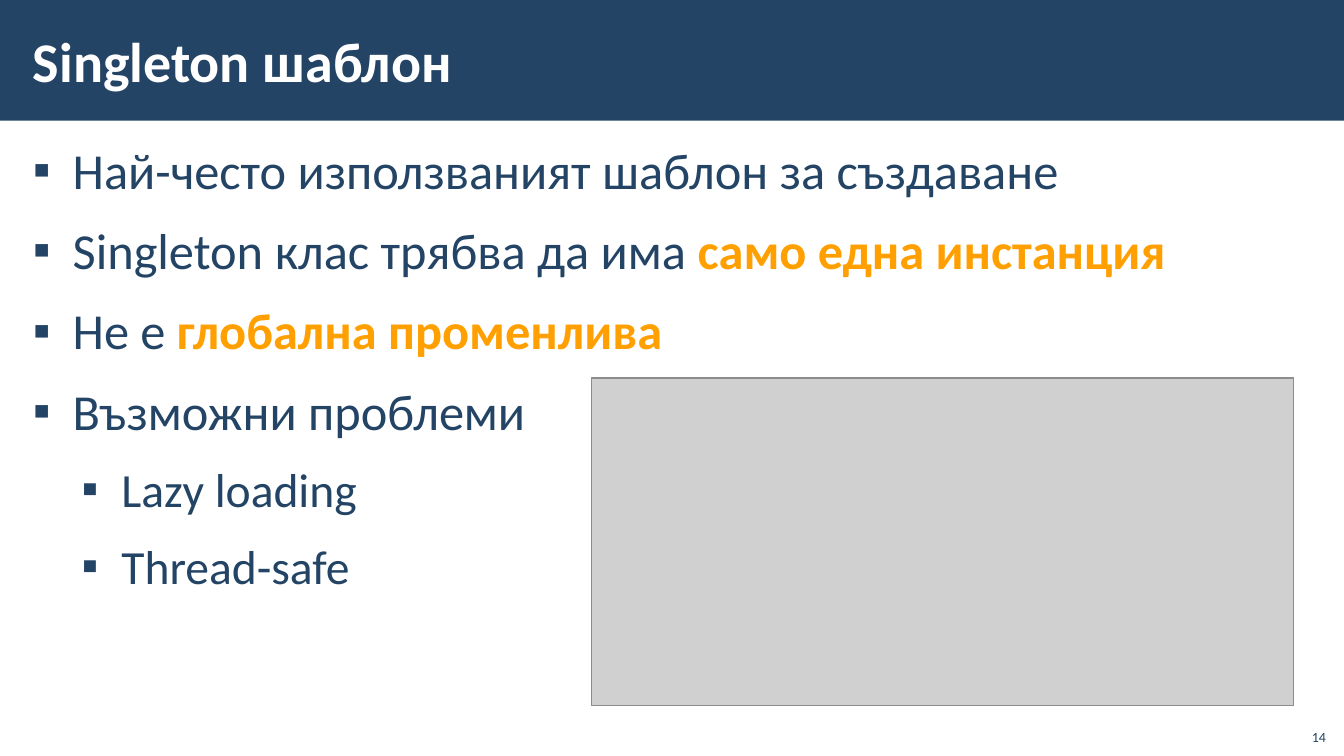
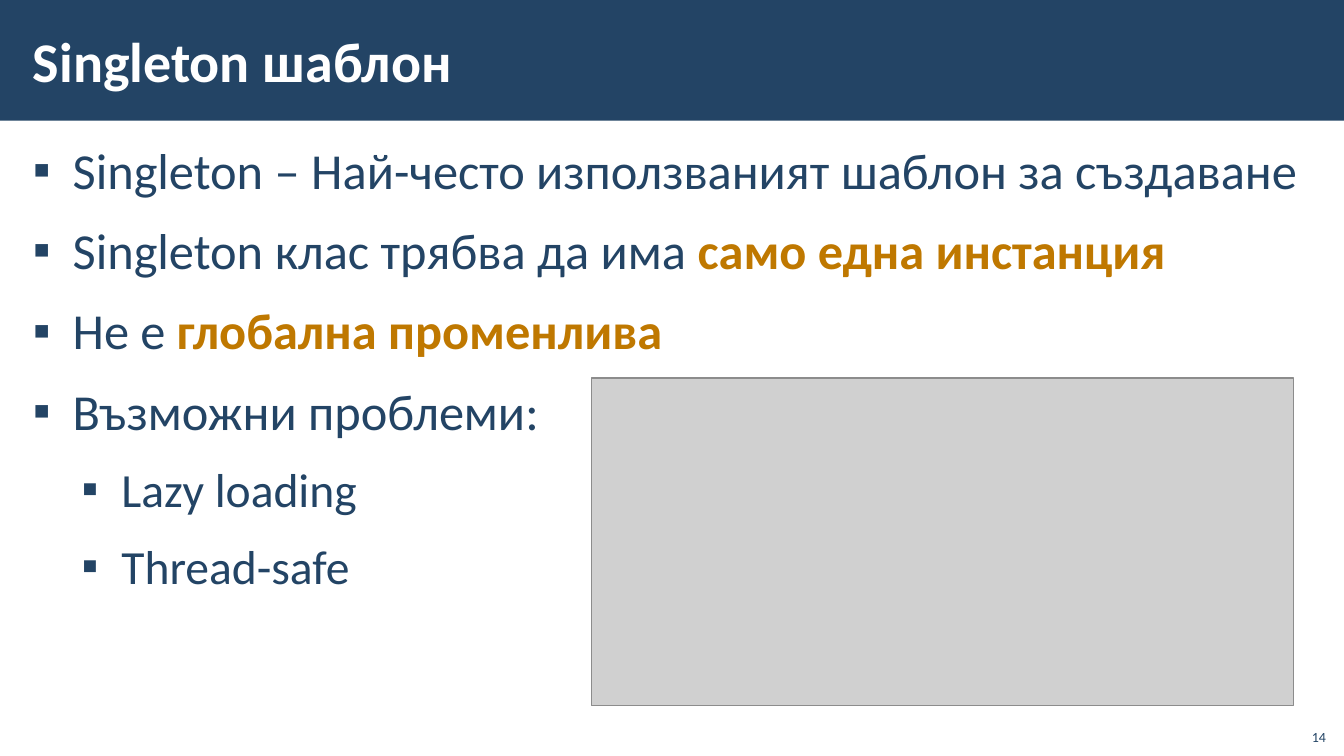
Before and after one commit to BG-IT-Edu/School-Programming, a slide deck: slide 14 of Courses/Software-Sciences/Module-1-OOP/14-Design-Patterns/14-Design-Patterns.pptx. Drawn at 1344x756 pixels with LibreOffice and Linux fonts; fonts in the diff are those of the drawing; grey boxes stand for pictures; background and template pictures are left out. Boxes give left, top, right and bottom in pixels: in the first picture for what was removed or moved away, otherwise in the second. Text is boxed around its words. In the diff, an @@ line names an element or a change of style, - is before the commit and + after.

```diff
--- a/Courses/Software-Sciences/Module-1-OOP/14-Design-Patterns/14-Design-Patterns.pptx
+++ b/Courses/Software-Sciences/Module-1-OOP/14-Design-Patterns/14-Design-Patterns.pptx
@@ text at (x1=73, y1=154, x2=1297, y2=198): text changed @@
-▪ Най-често използваният шаблон за създаване
+▪ Singleton – Най-често използваният шаблон за създаване
@@ text at (x1=73, y1=234, x2=1166, y2=357): text colour #FFA000 to #BF7800 in "само една инстанция", "глобална променлива" @@
@@ text at (x1=73, y1=395, x2=539, y2=438): text changed @@
-▪ Възможни проблеми
+▪ Възможни проблеми:
```
Also in this commit, not shown: 37 other slides changed, 3 slides added, 3 slides removed, 1 other file.
